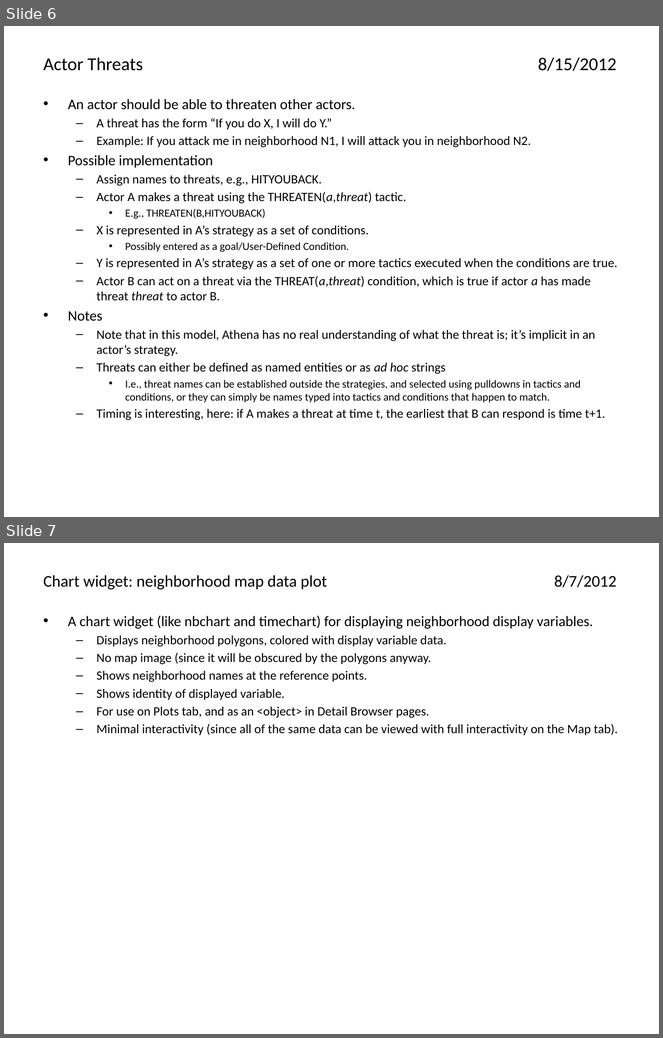
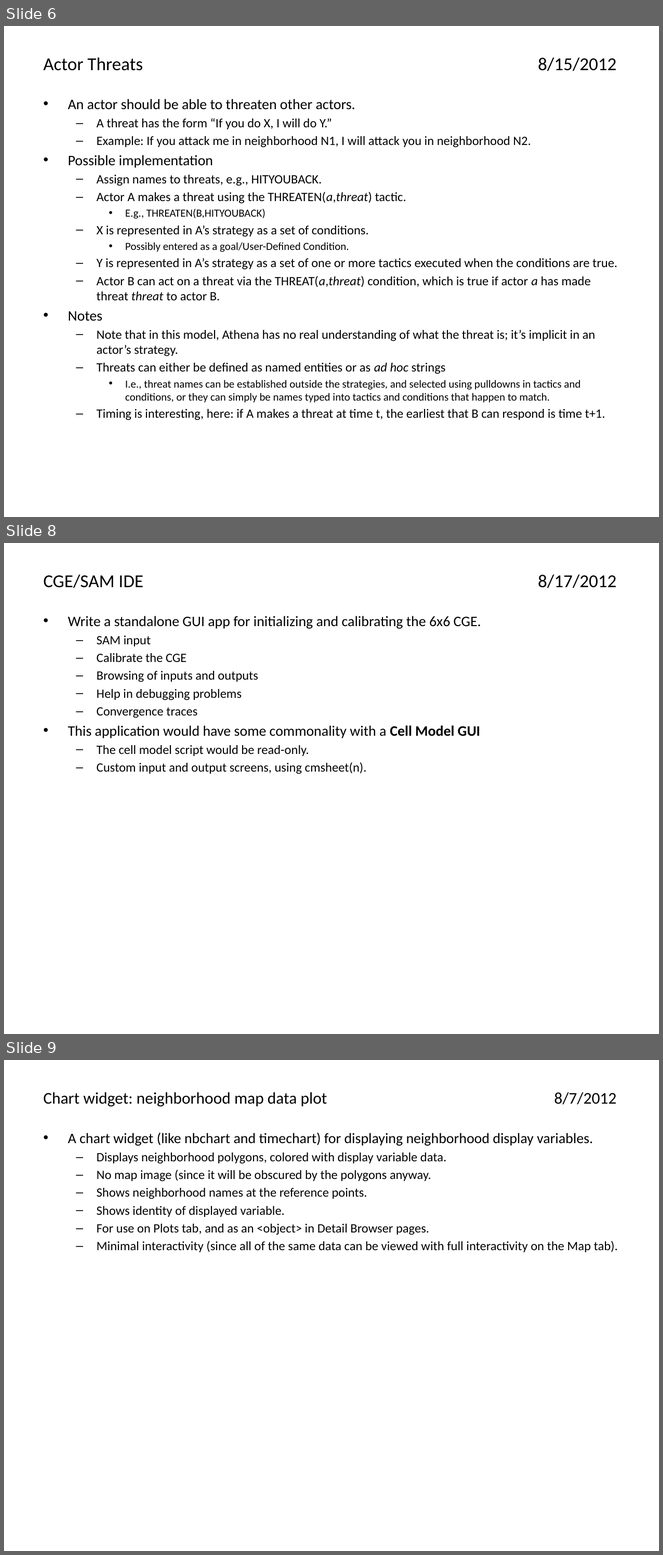
Before and after one commit to AthenaModel/athena-legacy, a slide deck: docs/dev/ideas.pptx. Shown one above the other, each under a label of ours: slides 6 and 7 before the commit, slides 6, 8 and 9 after it; the slides between them are not shown. The pictures are 663x1038 and 663x1555 pixels, drawn with LibreOffice and Linux fonts; fonts in the diff are those of the drawing. Boxes give left, top, right and bottom in pixels: in the first picture for what was removed or moved away, otherwise in the second. Text is boxed around its words. In the diff, an @@ line names an element or a change of style, - is before the commit and + after.

```diff
--- a/docs/dev/ideas.pptx
+++ b/docs/dev/ideas.pptx
@@ slide 8 added at <box>4,543,659,1034</box>, background #FFFFFF @@
@@ title added at <box>44,574,617,588</box>, 20 pt, text #000000 @@
+CGE/SAM IDE 8/17/2012
@@ text added at <box>68,616,481,774</box>, 14 pt, text #000000 @@
+• Write a standalone GUI app for initializing and calibrating the 6x6 CGE.
+  – SAM input
+  – Calibrate the CGE
+  – Browsing of inputs and outputs
+  – Help in debugging problems
+  – Convergence traces
+• This application would have some commonality with a Cell Model GUI
+  – The cell model script would be read-only.
+  – Custom input and output screens, using cmsheet(n).
@@ what was slide 7 is now slide 9 @@
```
Also in this commit, not shown: 2 other slides added.
